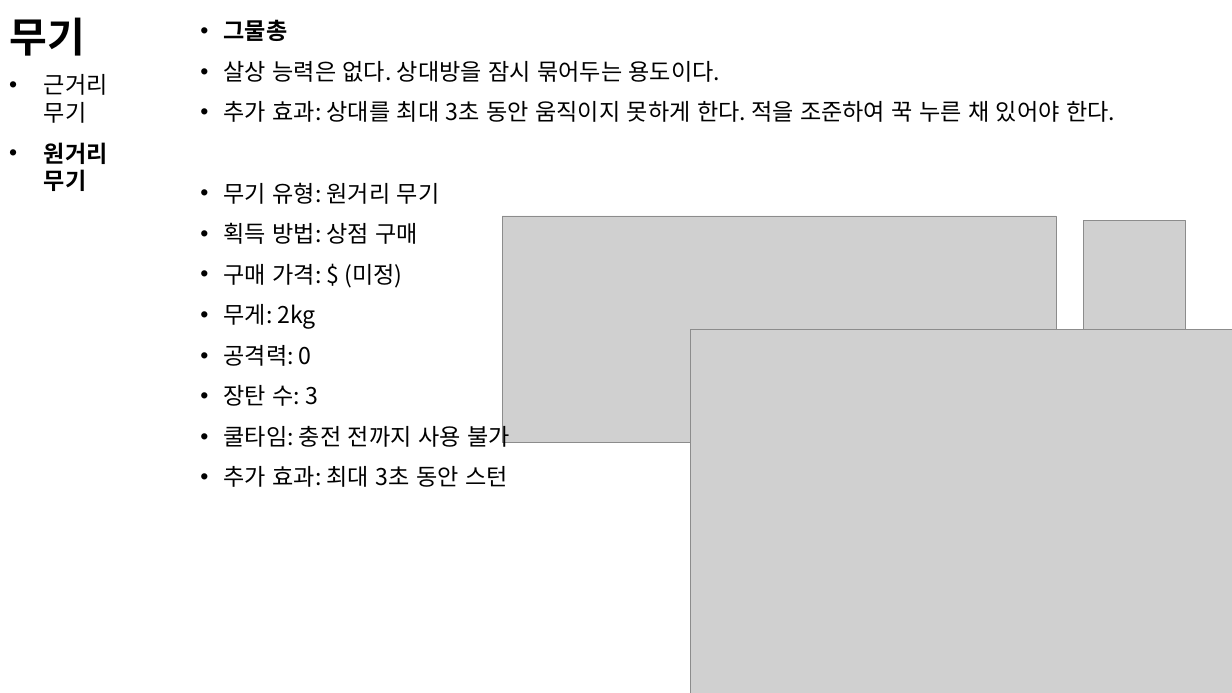
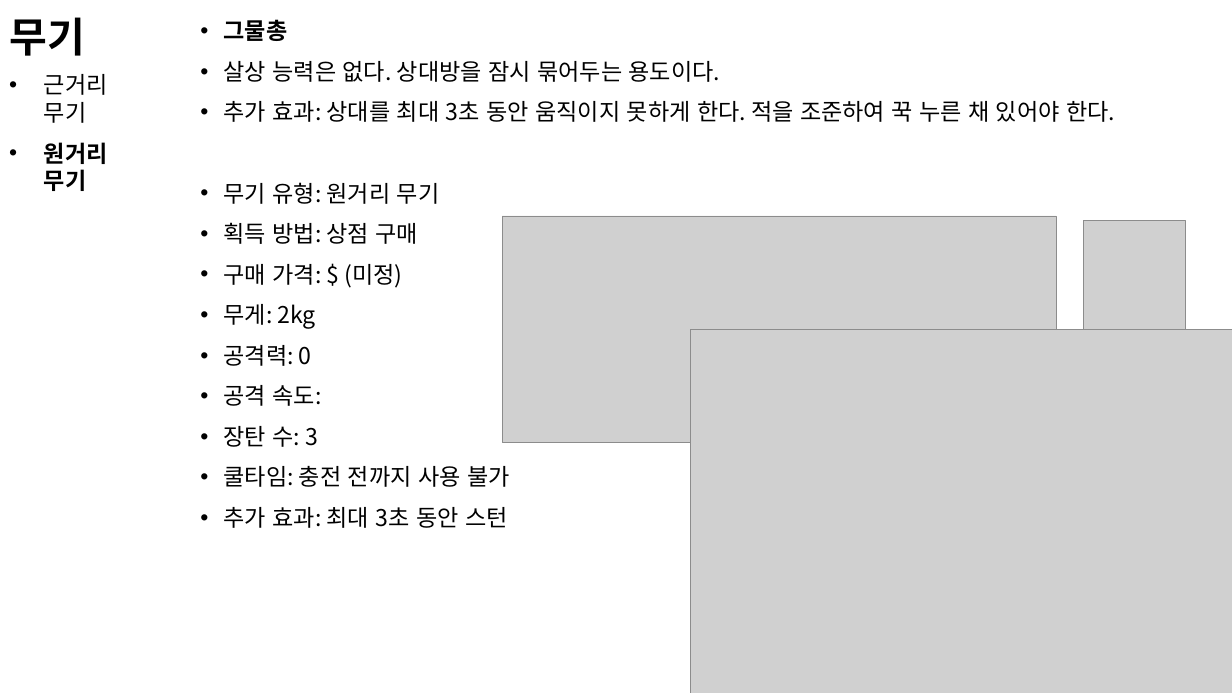
Before and after one commit to kimi5231/B1A2_project, a slide deck: slide 6 of 기획/전투 기획.pptx. Drawn at 1232x693 pixels with LibreOffice and Linux fonts; fonts in the diff are those of the drawing; grey boxes stand for pictures. Boxes give left, top, right and bottom in pixels: in the first picture for what was removed or moved away, otherwise in the second. Text is boxed around its words. In the diff, an @@ line names an element or a change of style, - is before the commit and + after.

Commit message:
전투 기획 내용 추가
- HP, 이동/공격 속도, 공격력, 스킬 내용 및 수치 포함.
- 몬스터_거미 FSM 수정하여 추가

```diff
--- a/기획/전투 기획.pptx
+++ b/기획/전투 기획.pptx
@@ text at [224, 385, 322, 406]: paragraph added @@
+• 공격 속도:
```
Also in this commit, not shown: 5 other slides changed, 4 slides added, 1 other file.
